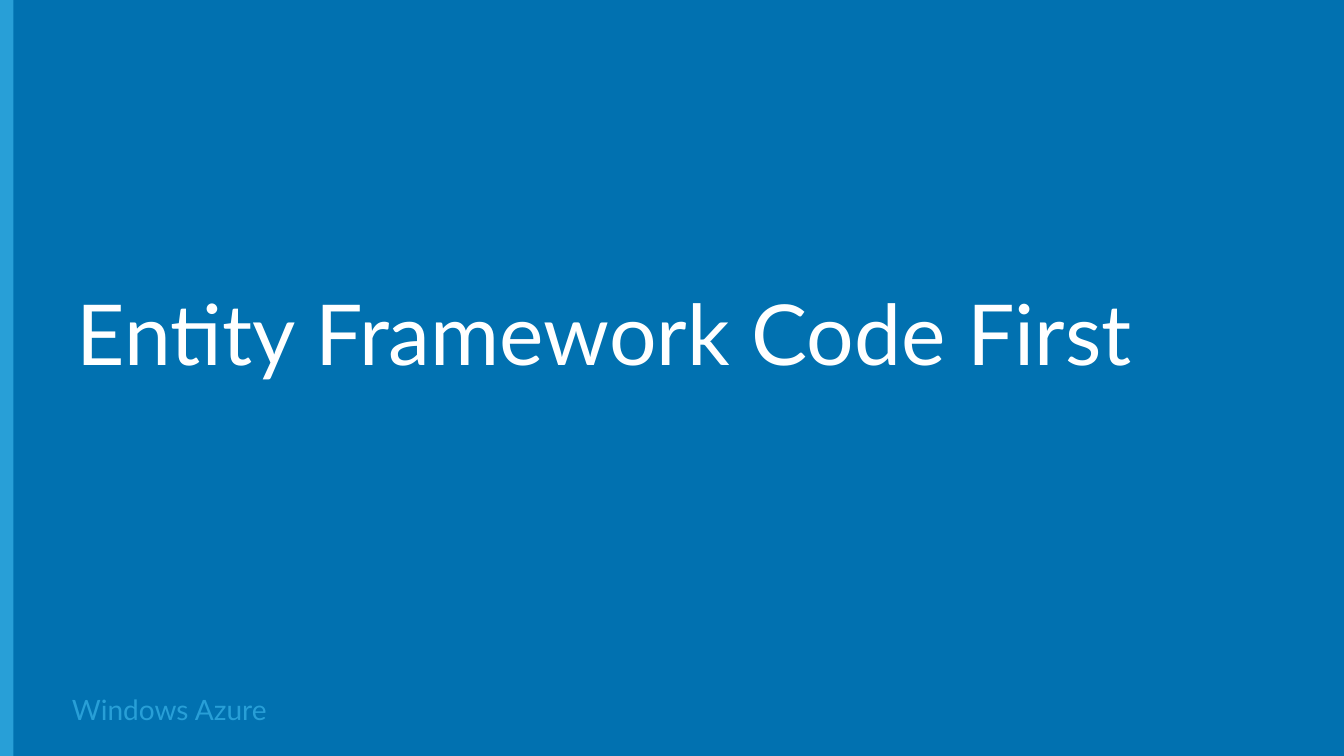
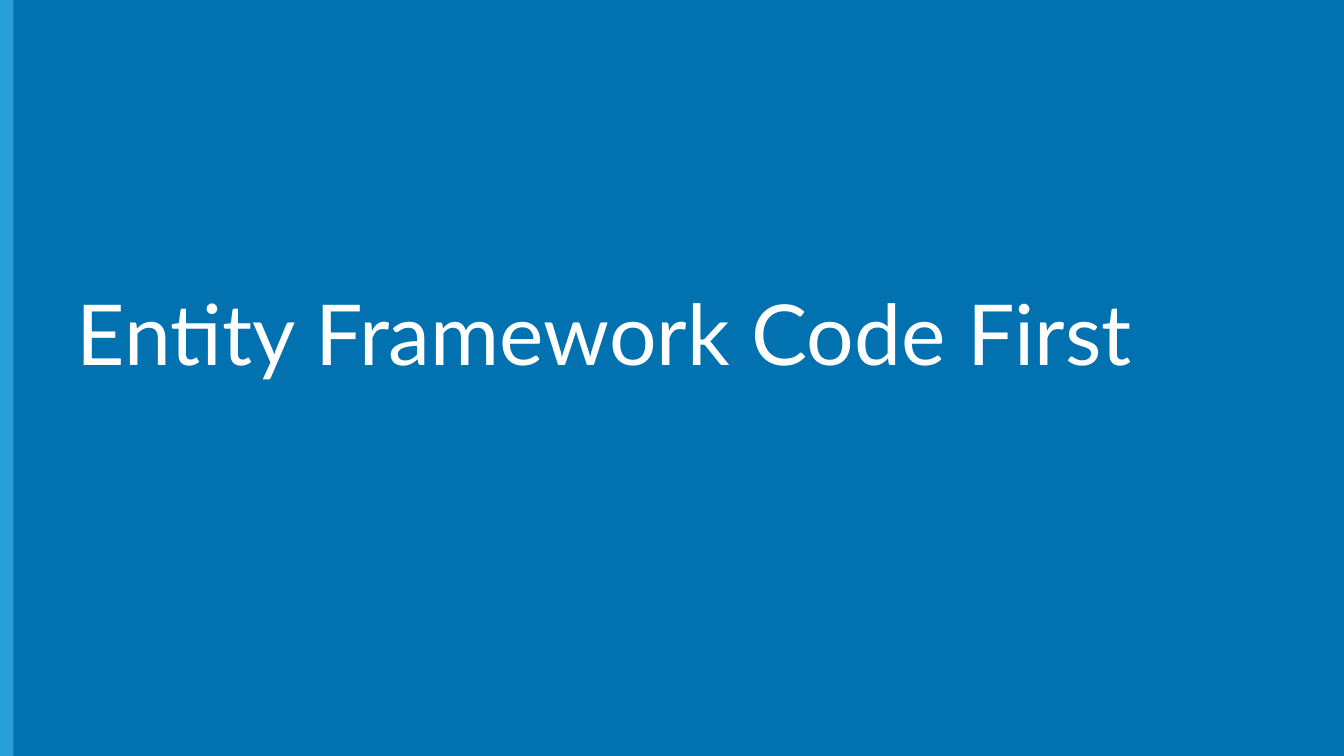
Before and after one commit to Microsoft-Web/DECK-Build-and-deploy-ASPNET, a slide deck: slide 7 of 3-Build-and-deploy-ASPNET.pptx. Drawn at 1344x756 pixels with LibreOffice and Linux fonts; fonts in the diff are those of the drawing; background and template pictures are left out. Boxes give left, top, right and bottom in pixels: in the first picture for what was removed or moved away, otherwise in the second. Text is boxed around its words. In the diff, an @@ line names an element or a change of style, - is before the commit and + after.

```diff
--- a/3-Build-and-deploy-ASPNET.pptx
+++ b/3-Build-and-deploy-ASPNET.pptx
@@ text removed at [72,700,267,720] @@
-Windows Azure
```
Also in this commit, not shown: 8 other slides changed, 1 slide added, 1 slide removed.
